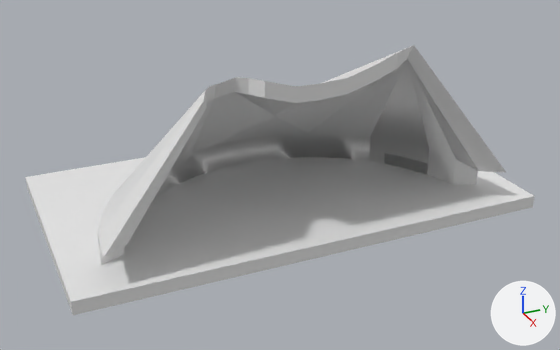
Renders of the FBX model Chapiteau.fbx from each side of a commit.
One viewpoint serves both versions: a 50 mm camera at (53.7, -29.0, 34.8) aimed at (-9.7, -0.4, 3.1). The lights are fixed; the arrows at lower right show +X, +Y and +Z. Materials are left out; every surface is plain grey. Where no turn or scale is listed for an object, it has been applied to the vertices. Vertices at the same position are counted once.

Objects in the first picture: 'Cube', 'capiteau'.
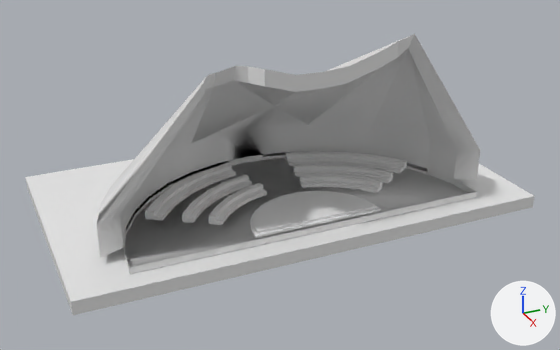
Commit message: chapiteau fini

Location of each change, [x1, y1, x2, y2] in pixels of the pictures (560 x 350 px):
'capiteau', reshaped, moved (6% narrower, 9% taller): before [98, 45, 506, 265]; after [97, 34, 480, 274]
'Circle.004', added: after [145, 151, 407, 225]
'Circle', added: after [250, 191, 381, 238]
part 1 of me_cube_002, built on: before [98, 46, 506, 258]; after [97, 34, 480, 274]

The change, as a list of edits to the scene's bpy script:
```text
Change me_cube_002:
    used by ob_capiteau; location = (-1.58, -0.15, -0.67)
    remove me_cube_002.from_pydata(...)  # 110 vertices, 133 faces; spans x -18.4..1.3, y -19.7..19.7, z 1.0..17.8
    add me_cube_002.from_pydata(...)  # 124 vertices, 146 faces; spans x -18.4..0.0, y -19.4..19.4, z 0.4..17.8
    me_cube_002 part 1
    7 vertices are removed from x -0.7..1.3, y -19.7..19.7, z 4.2..15.6
    12 faces are deleted
    21 new vertices lie (0.0, 0.0, -0.6) away from vertices in x -17.5..0.0, y -17.5..17.5, z 1.0
    25 new faces join them
Add me_circle_005:
    me_circle_005.from_pydata(...)  # 222 vertices, 180 faces; spans x -16.7..-5.4, y -14.2..14.2, z 0.0..0.8
Add me_circle:
    me_circle.from_pydata(...)  # 68 vertices, 53 faces; spans x -6.36..0.0, y -6.36..6.36, z 0.0..0.44
Change ob_capiteau:
    ob_capiteau.location: (-1.58, -0.15, -0.67) -> (-1.58, -0.15, 0.32)
Add ob_circle_004:
    ob_circle_004 = bpy.data.objects.new('Circle.004', me_circle_005)
    ob_circle_004.location = (0.0, 0.0, 1.3)
Add ob_circle:
    ob_circle = bpy.data.objects.new('Circle', me_circle)
    ob_circle.location = (-1.71, -0.03, 1.44)
```
